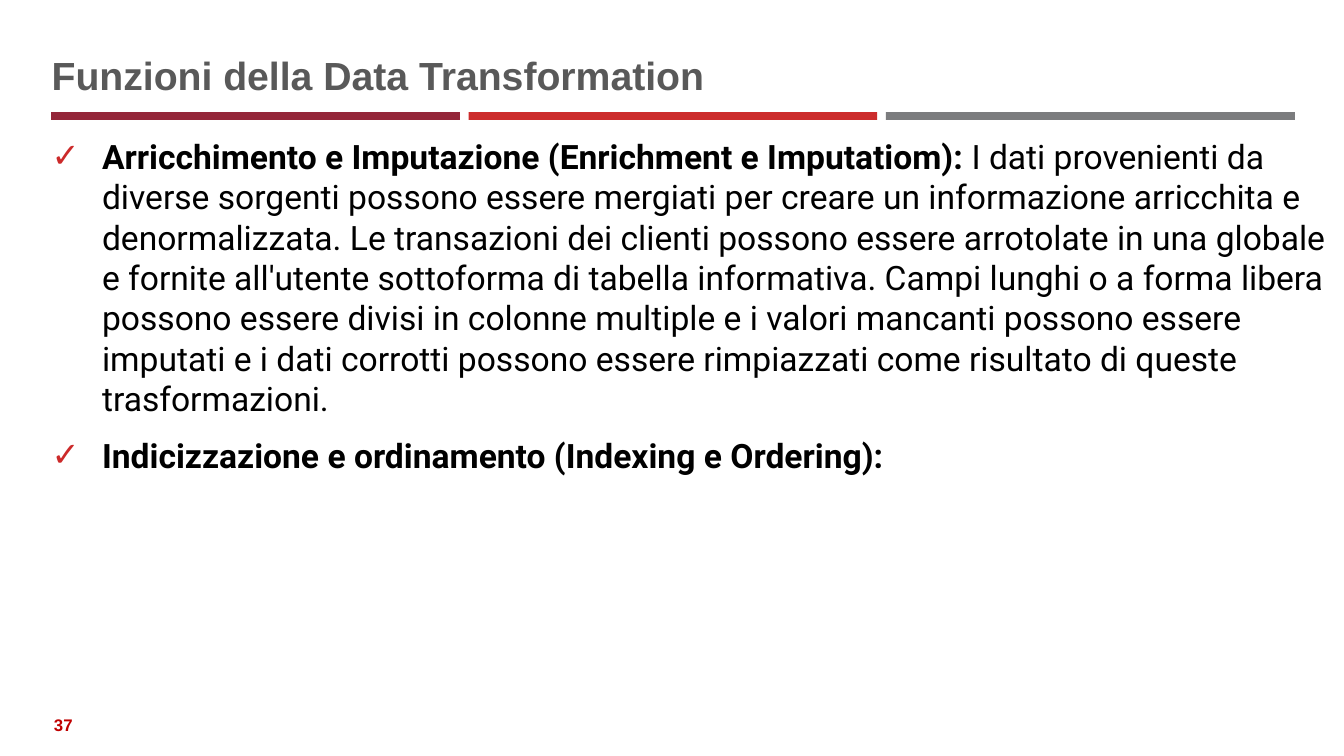
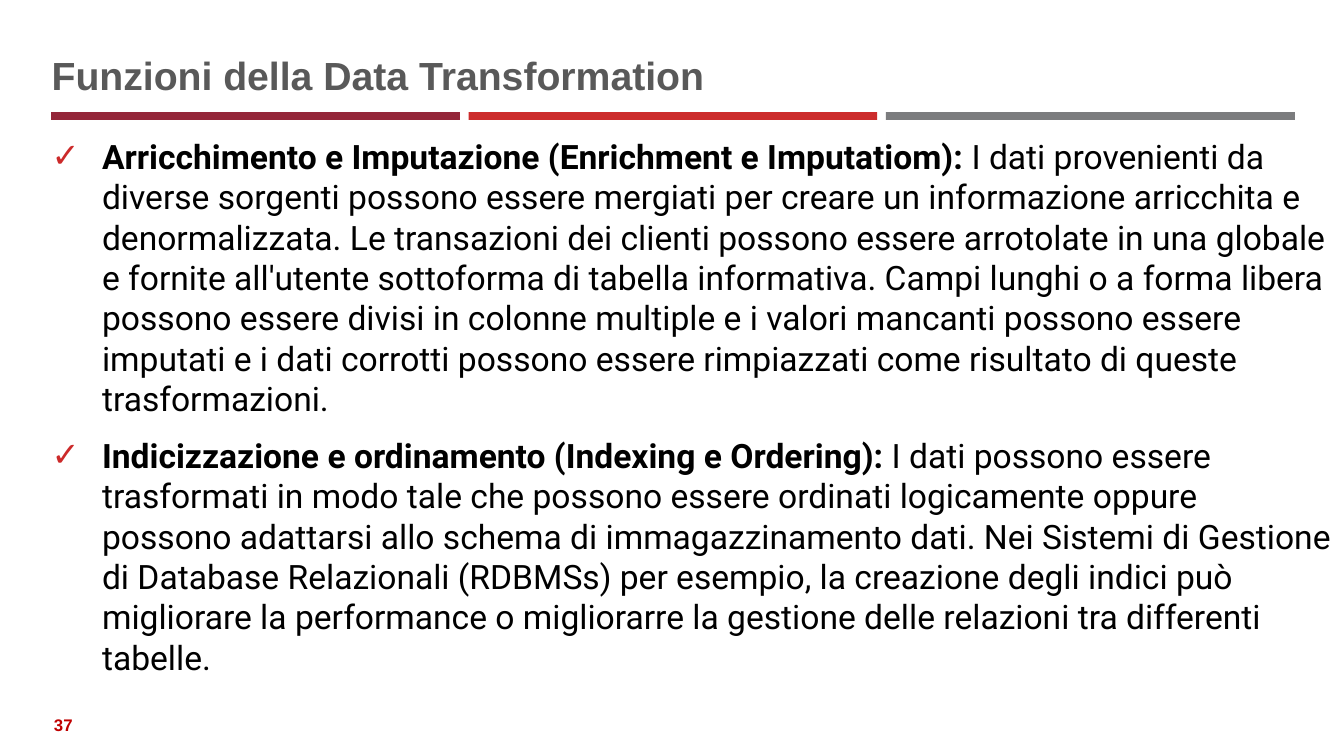
Before and after one commit to neural1977/data_science_interview_material, a slide deck: slide 37 of Data_Science_ita.pptx. Drawn at 1344x756 pixels with LibreOffice and Linux fonts; fonts in the diff are those of the drawing. Boxes give left, top, right and bottom in pixels: in the first picture for what was removed or moved away, otherwise in the second. Text is boxed around its words. In the diff, an @@ line names an element or a change of style, - is before the commit and + after.

```diff
--- a/Data_Science_ita.pptx
+++ b/Data_Science_ita.pptx
@@ text at (102,441,1331,636): text changed; bold off @@
-✓ Indicizzazione e ordinamento (Indexing e Ordering):
+✓ Indicizzazione e ordinamento (Indexing e Ordering): I dati possono essere trasformati in modo tale che possono essere ordinati logicamente oppure possono adattarsi allo schema di immagazzinamento dati. Nei Sistemi di Gestione di Database Relazionali (RDBMSs) per esempio, la creazione degli indici può migliorare la performance o migliorarre la gestione delle relazioni tra differenti tabelle.
```
Also in this commit, not shown: 1 slide added, 1 other file.
